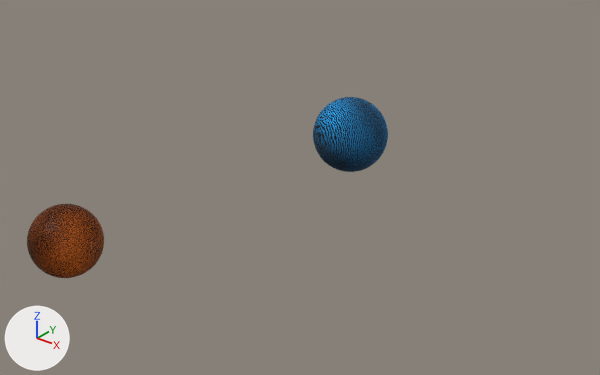
The Blender file models/stars_v02.blend: old version first, new version second.
One viewpoint serves both versions: a camera (50 mm lens) standing at (11.86, -16.95, 9.04) and looking at (-1.01, -0.87, -0.93). The axes (+X, +Y, +Z) are drawn at lower left. The lights are the same throughout.

The older version as bpy lines, for what is in view:
```python
ob_planet_blue = bpy.data.objects.new('planet_blue', me_sphere)
ob_planet_blue.location = (-0.01, 0.03, 0.61)
ob_planet_blue.rotation_euler = (3.005, -0.535, 2.877)  # degrees (172, -31, 165)
ob_planet_orange = bpy.data.objects.new('planet_orange', me_sphere_002)
ob_planet_orange.location = (-5.28, -5.61, -2.02)
ob_planet_orange.rotation_euler = (0.0, -0.535, 0.0)  # degrees (0, -31, 0)
```
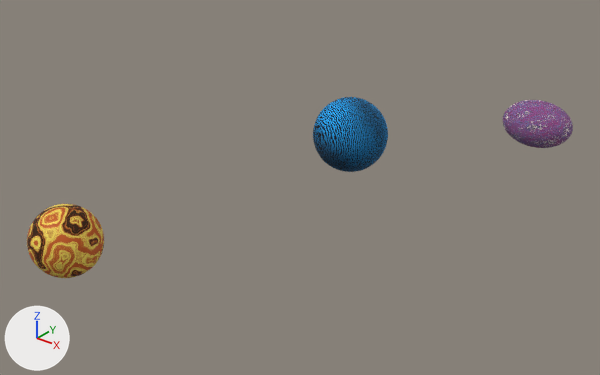
Commit message: new planets

Pixel boxes [x1, y1, x2, y2] of what changed, in the pictures (600 x 375 px):
'planet_orange', surface changed: [27, 204, 104, 278] in both
'planet_blue', recoloured: [313, 97, 388, 168] in both
'Sphere', added: after [503, 100, 573, 148]

The change, as a diff of the scene's bpy script:
```diff
--- a/models/stars_v02.blend.py
+++ b/models/stars_v02.blend.py
@@ mat_material_001 @@
 n6 = _N.new('ShaderNodeValToRGB'); n6.name = 'ColorRamp'
 while len(n6.color_ramp.elements) > 1: n6.color_ramp.elements.remove(n6.color_ramp.elements[-1])
-n6.color_ramp.elements[0].position = 0.0; n6.color_ramp.elements[0].color = (0.0, 0.0, 0.0, 1.0)
-_e = n6.color_ramp.elements.new(0.191); _e.color = (0.0167, 0.423, 1.0, 1.0)
+n6.color_ramp.elements[0].position = 0.0; n6.color_ramp.elements[0].color = (0.0000903, 0.000608, 0.0016, 1.0)
+_e = n6.color_ramp.elements.new(0.132); _e.color = (0.0167, 0.423, 1.0, 1.0)
 _L.new(n0.outputs[0], n1.inputs[0])  # 'BSDF' to 'Surface'
@@ mat_material @@
 mat_material = bpy.data.materials.new('Material')
-# nodes: BsdfPrincipled, Mapping, OutputMaterial, TexCoord, TexNoise, TexWave, ValToRGB
-# colours: black #000000, orange #ff8130
+# nodes: BsdfPrincipled, OutputMaterial, TexNoise x2, ValToRGB
+# colours: brown #5c3005, brown #33251a, brown #a74e1f, yellow #ffe867, orange #c4602c
@@ mat_material_004 @@
+mat_material_004 = bpy.data.materials.new('Material.004')
+# nodes: BsdfPrincipled, Bump, HueSaturation, Mapping, Mix, OutputMaterial, TexCoord, TexNoise, ValToRGB
+# colours: purple #8e127b, blue #6e61ae, black #28202d, white #ffece8
@@ me_sphere_003 @@
+me_sphere_003.from_pydata(...)  # 1986 vertices, 2048 faces; spans x -1.0..1.0, y -1.0..1.0, z -1.0..1.0
+me_sphere_003.polygons.foreach_set('use_smooth', [True] * 2048)
+me_sphere_003.materials.append(mat_material_004)
@@ ob_sphere @@
+ob_sphere = bpy.data.objects.new('Sphere', me_sphere_003)
+ob_sphere.location = (3.34, 4.45, 0.38)
+ob_sphere.scale = (1.0, 0.741, 0.649)
```
